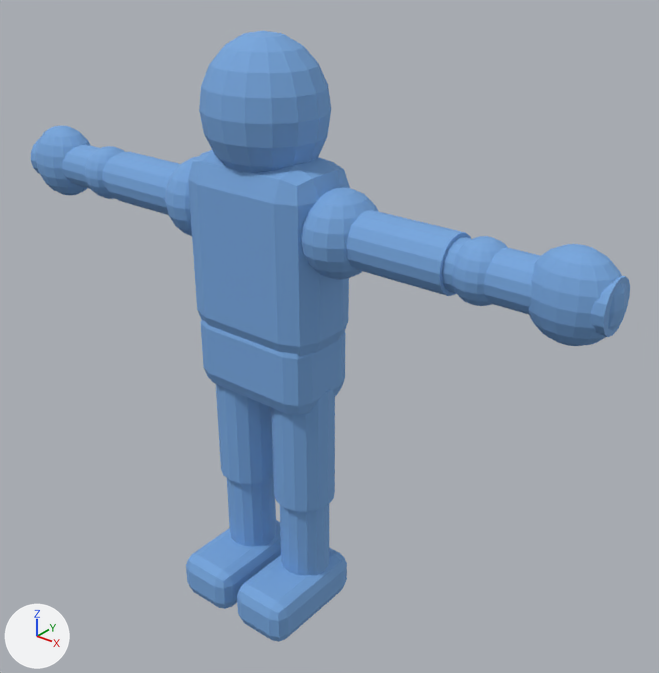
Before and after pictures for a commit that changed the glTF model dummy_blue.glb.
Before and after are seen from a 50 mm camera at (2.0, -2.17, 2.4) aimed at (0.17, 0.11, 0.98). The axes (+X, +Y, +Z) are drawn at lower left. The lights are the same throughout. The first picture is the older version. Vertices at exactly the same position are counted once.

Names of what the first picture shows: 'ElbowJoint_L', 'ElbowJoint_R', 'Foot_L', 'Foot_R', 'Forearm_L', 'Forearm_R', 'Head', 'Palm_L', 'Palm_R', 'Pelvis', 'ShoulderJoint_R', 'Thigh_L', 'Thigh_R', 'Torso', 'UpperArm_L', 'UpperArm_R' and 3 more.
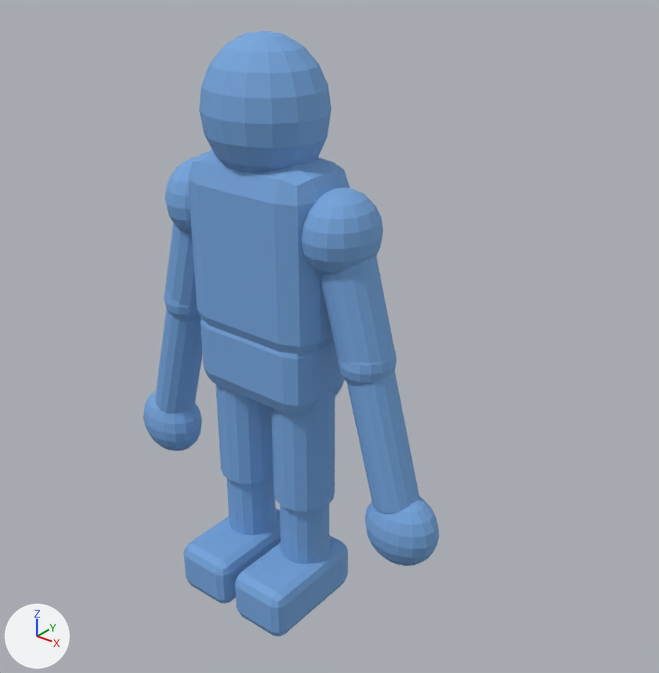
The change, as a list of edits to the scene's bpy script:
```text
Change me_cube_002:
    remove me_cube_002.from_pydata(...)  # 56 vertices, 108 faces; spans x -0.26..-0.02, y -0.295..0.145, z -0.135..0.045
    add me_cube_002.from_pydata(...)  # 56 vertices, 108 faces; spans x -0.26..-0.02, y -0.295..0.145, z -0.1..0.1
    me_cube_002 part 1: 56 of 56 vertices moved; they spanned x -0.26..-0.02, y -0.295..0.145, z -0.135..0.045 and now span x -0.26..-0.02, y -0.295..0.145, z -0.1..0.1; mean shift (0.0, 0.0, 0.045)
Change me_cylinder_003:
    remove me_cylinder_003.from_pydata(...)  # 32 vertices, 60 faces; spans x -0.735..-0.305, y -0.095..0.095, z 1.335..1.525
    add me_cylinder_003.from_pydata(...)  # 32 vertices, 60 faces; spans x -0.513..-0.218, y -0.095..0.095, z 0.99..1.455
    me_cylinder_003 part 2: the whole mesh is turned 105 degrees about the y axis through its middle, then moved by (0.154, 0.0, -0.208)
Change me_sphere_002:
    remove me_sphere_002.from_pydata(...)  # 146 vertices, 288 faces; spans x -0.915..-0.725, y -0.1..0.1, z 1.33..1.53
    add me_sphere_002.from_pydata(...)  # 146 vertices, 288 faces; spans x -0.516..-0.326, y -0.1..0.1, z 0.915..1.115
    me_sphere_002 part 3: the whole mesh is moved by (0.399, 0.0, -0.415)
Change me_cylinder_004:
    remove me_cylinder_004.from_pydata(...)  # 32 vertices, 60 faces; spans x -1.22..-0.7, y -0.082..0.082, z 1.348..1.512
    add me_cylinder_004.from_pydata(...)  # 32 vertices, 60 faces; spans x -0.635..-0.342, y -0.082..0.082, z 0.491..1.036
    me_cylinder_004 part 4: the whole mesh is turned 105 degrees about the y axis through its middle, then moved by (0.471, 0.0, -0.666)
Change me_sphere_004:
    remove me_sphere_004.from_pydata(...)  # 146 vertices, 288 faces; spans x -1.24..-0.96, y -0.105..0.105, z 1.29..1.57
    add me_sphere_004.from_pydata(...)  # 146 vertices, 288 faces; spans x -0.722..-0.442, y -0.105..0.105, z 0.276..0.556
    me_sphere_004 part 5: the whole mesh is moved by (0.518, 0.0, -1.014)
Change me_cube_003:
    remove me_cube_003.from_pydata(...)  # 56 vertices, 108 faces; spans x 0.02..0.26, y -0.295..0.145, z -0.135..0.045
    add me_cube_003.from_pydata(...)  # 56 vertices, 108 faces; spans x 0.02..0.26, y -0.295..0.145, z -0.1..0.1
    me_cube_003 part 6: 56 of 56 vertices moved; they spanned x 0.02..0.26, y -0.295..0.145, z -0.135..0.045 and now span x 0.02..0.26, y -0.295..0.145, z -0.1..0.1; mean shift (0.0, 0.0, 0.045)
Change me_cylinder_007:
    remove me_cylinder_007.from_pydata(...)  # 32 vertices, 60 faces; spans x 0.305..0.735, y -0.095..0.095, z 1.335..1.525
    add me_cylinder_007.from_pydata(...)  # 32 vertices, 60 faces; spans x 0.218..0.513, y -0.095..0.095, z 0.99..1.455
    me_cylinder_007 part 7: the whole mesh is turned 75 degrees about the y axis through its middle, then moved by (-0.154, 0.0, -0.208)
Change me_sphere_006:
    remove me_sphere_006.from_pydata(...)  # 146 vertices, 288 faces; spans x 0.725..0.915, y -0.1..0.1, z 1.33..1.53
    add me_sphere_006.from_pydata(...)  # 146 vertices, 288 faces; spans x 0.326..0.516, y -0.1..0.1, z 0.915..1.115
    me_sphere_006 part 8: the whole mesh is moved by (-0.399, 0.0, -0.415)
Change me_cylinder_008:
    remove me_cylinder_008.from_pydata(...)  # 32 vertices, 60 faces; spans x 0.7..1.22, y -0.082..0.082, z 1.348..1.512
    add me_cylinder_008.from_pydata(...)  # 32 vertices, 60 faces; spans x 0.342..0.635, y -0.082..0.082, z 0.491..1.036
    me_cylinder_008 part 9: the whole mesh is turned 75 degrees about the y axis through its middle, then moved by (-0.471, 0.0, -0.666)
Change me_sphere_008:
    remove me_sphere_008.from_pydata(...)  # 146 vertices, 288 faces; spans x 0.96..1.24, y -0.105..0.105, z 1.29..1.57
    add me_sphere_008.from_pydata(...)  # 146 vertices, 288 faces; spans x 0.442..0.722, y -0.105..0.105, z 0.276..0.556
    me_sphere_008 part 10: the whole mesh is moved by (-0.518, 0.0, -1.014)
```

Where the change shows, as pixel boxes (x1, y1, x2, y2) in the pictures (659 x 673 px):
'UpperArm_R', moved, turned
    before: (346, 210, 471, 296)
    after: (320, 256, 395, 365)
'Palm_R', moved
    before: (528, 244, 627, 346)
    after: (365, 496, 439, 566)
'Forearm_R', moved, turned
    before: (442, 237, 630, 337)
    after: (347, 372, 419, 513)
'Foot_R', reshaped (8% taller)
    before: (237, 548, 347, 642)
    after: (235, 535, 348, 637)
'Foot_L', reshaped (7% taller)
    before: (186, 520, 281, 609)
    after: (184, 509, 281, 604)
'UpperArm_L', moved, turned
    before: (105, 152, 180, 215)
    after: (165, 223, 198, 311)
'Forearm_L', moved, turned
    before: (31, 139, 115, 191)
    after: (155, 309, 203, 414)
'Palm_L', moved
    before: (35, 126, 91, 195)
    after: (143, 391, 202, 451)
'ElbowJoint_R', moved
    before: (452, 236, 508, 306)
    after: (338, 349, 397, 386)
'ElbowJoint_L', moved
    before: (85, 146, 125, 199)
    after: (164, 291, 201, 321)
